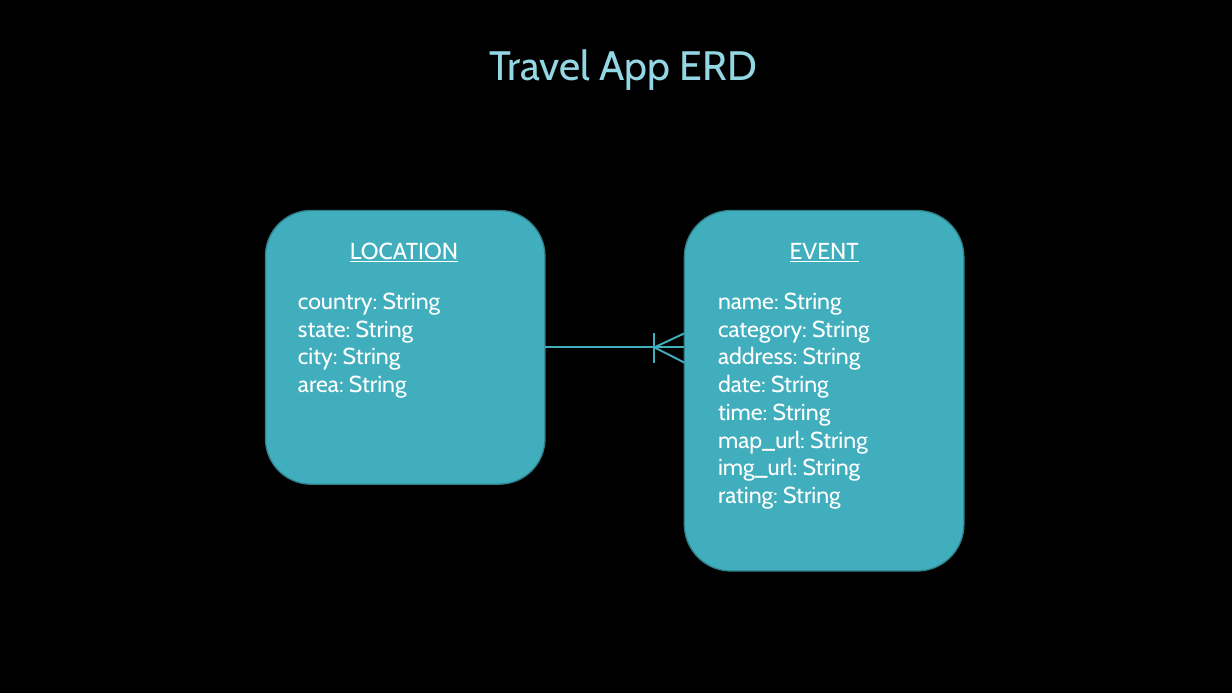
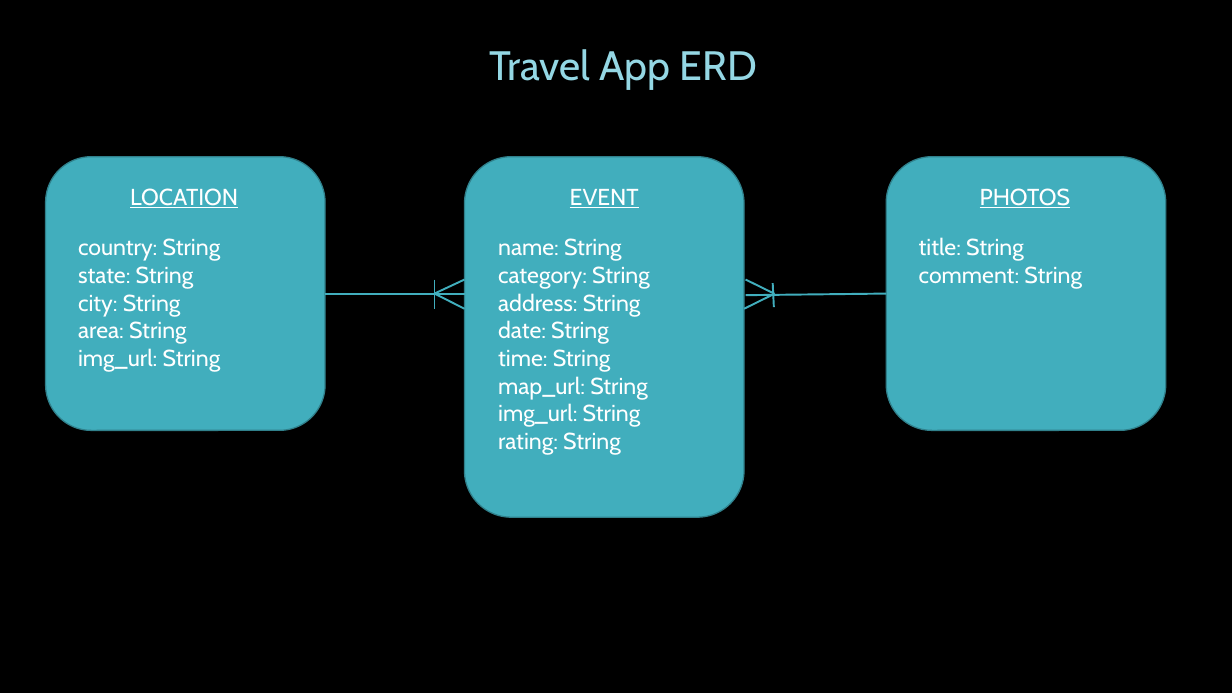
Before and after one commit to atflick/tourist-app-project-3, a slide deck: slide 1 of Tourist_App - ERD.pptx. Drawn at 1232x693 pixels with LibreOffice and Linux fonts; fonts in the diff are those of the drawing; background and template pictures are left out. Boxes give left, top, right and bottom in pixels: in the first picture for what was removed or moved away, otherwise in the second. Text is boxed around its words. In the diff, an @@ line names an element or a change of style, - is before the commit and + after.

```diff
--- a/Tourist_App - ERD.pptx
+++ b/Tourist_App - ERD.pptx
@@ rounded rectangle added at [886, 157, 1166, 431], fill #41AEBD, outline #30818C 1 pt @@
@@ text added at [980, 188, 1071, 208], 18 pt, text #FFFFFF, underline @@
+PHOTOS
@@ text "country: String": place and size @@
-text "country: String" at [298, 292, 441, 398]
+text "country: String" at [78, 238, 221, 372]
@@ text added at [919, 237, 1082, 289], 18 pt, text #FFFFFF @@
+title: String
+comment: String
@@ 4 lines, 3 texts, 2 rounded rectangles: place and size @@
-4 lines, 3 texts, 2 rounded rectangles at [265, 211, 965, 571]
+4 lines, 3 texts, 2 rounded rectangles at [45, 157, 745, 518]
@@ line added from (775, 294) to (744, 309), #41AEBD 1.5 pt @@
@@ line added from (746, 295) to (886, 294), #41AEBD 1.5 pt @@
@@ line added from (775, 294) to (746, 280), #41AEBD 1.5 pt @@
@@ line added from (773, 283) to (775, 307), #41AEBD 1.5 pt @@
@@ text at [78, 348, 221, 372]: paragraph added @@
+img_url: String
```
Also in this commit, not shown: 1 other file.
